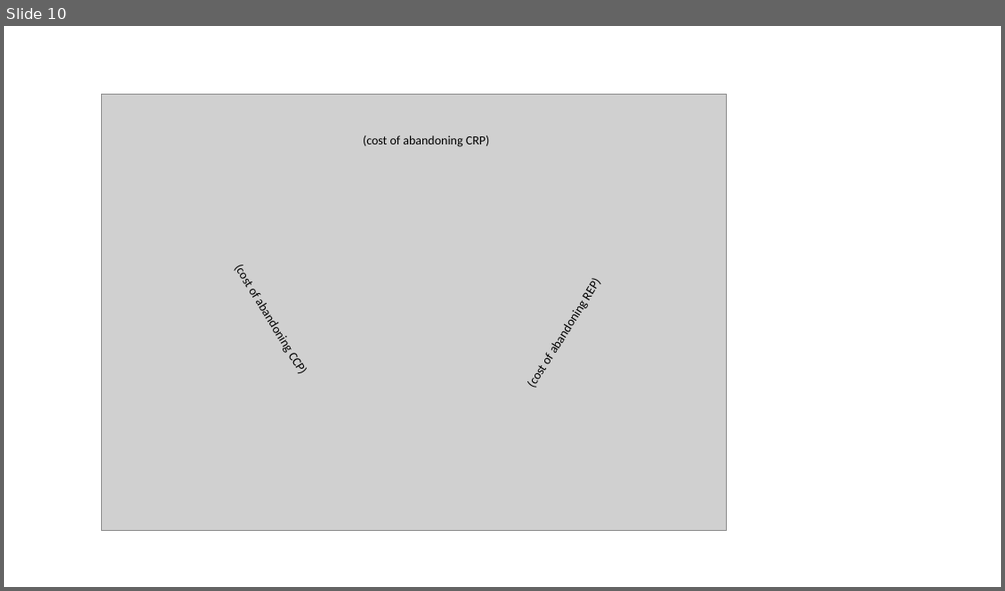
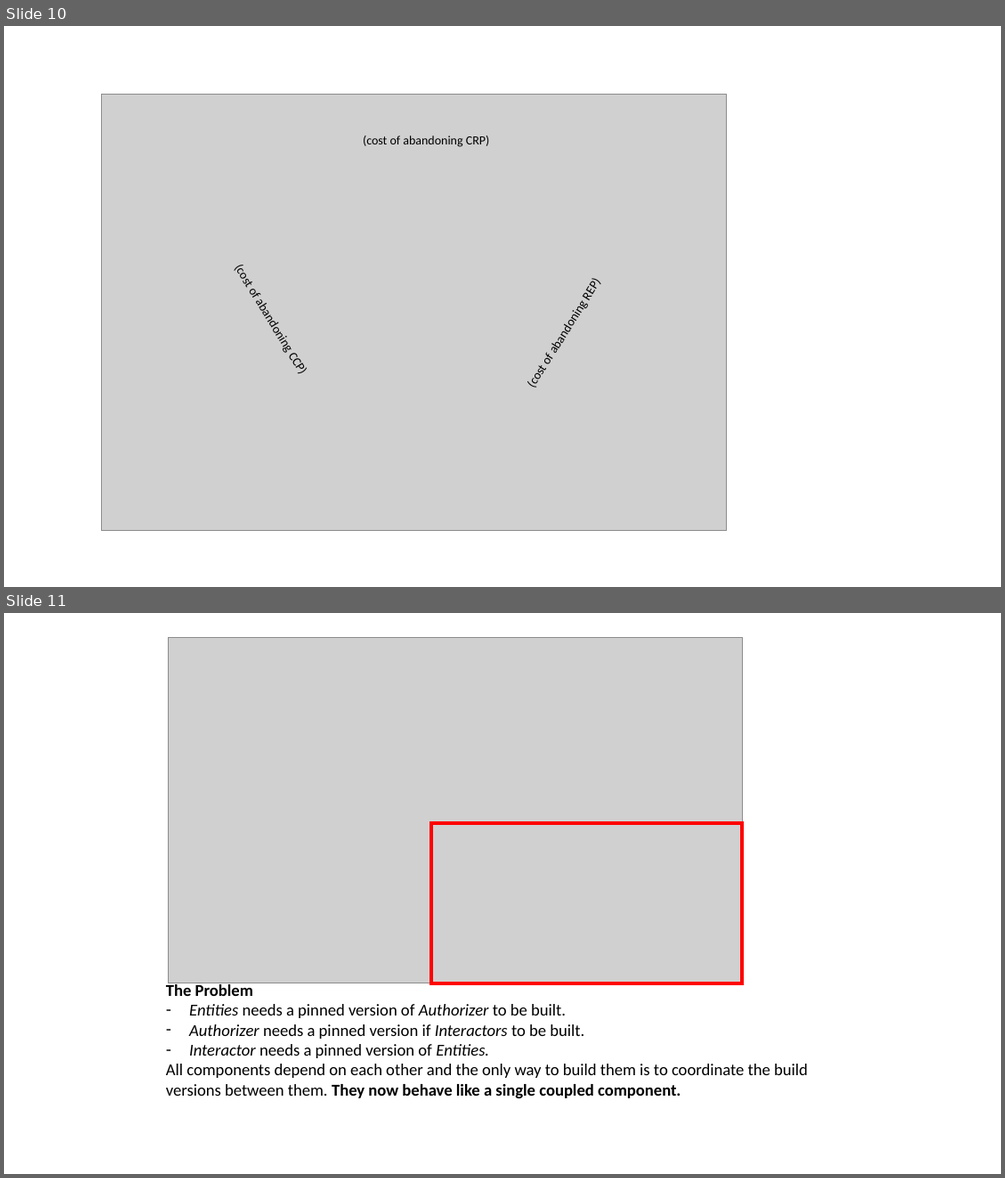
Before and after one commit to serodriguez68/clean-architecture, a slide deck: images/editable-images.pptx. Shown one above the other, each under a label of ours: slide 10 before the commit, slides 10 and 11 after it. The pictures are 1005x591 and 1005x1178 pixels, drawn with LibreOffice and Linux fonts; fonts in the diff are those of the drawing; grey boxes stand for pictures. Boxes give left, top, right and bottom in pixels: in the first picture for what was removed or moved away, otherwise in the second. Text is boxed around its words. In the diff, an @@ line names an element or a change of style, - is before the commit and + after.

```diff
--- a/images/editable-images.pptx
+++ b/images/editable-images.pptx
@@ slide 11 added at (4,613,1001,1174), background #FFFFFF @@
@@ picture added at (168,638,742,983) @@
@@ rectangle added at (431,823,742,983), outline #FF0000 3 pt @@
@@ text added at (166,982,808,1098), 16 pt, text #000000 @@
+The Problem
+– Entities needs a pinned version of Authorizer to be built.
+– Authorizer needs a pinned version if Interactors to be built.
+– Interactor needs a pinned version of Entities.
+All components depend on each other and the only way to build them is to coordinate the build versions between them. They now behave like a single coupled component.
```
Also in this commit, not shown: 2 other slides added, 4 other files.
